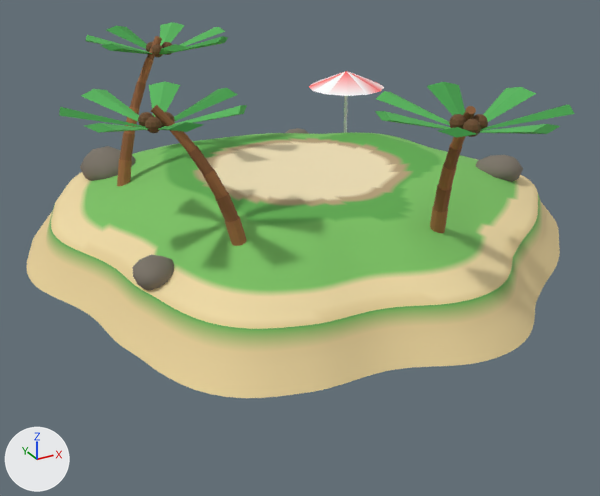
One commit to the glTF model mole/assets/home3d/islands/island_east.glb: the scene before it, then after it.
Rendered twice from a 50 mm camera at (35.1, -23.3, 10.5) aimed at (47.3, -1.1, -0.6). The axes (+X, +Y, +Z) are drawn at lower left. The lights are the same throughout. The picture after the commit comes second. Vertices at exactly the same position are counted once.

Objects in the first picture: 'Island_East_Beach'.
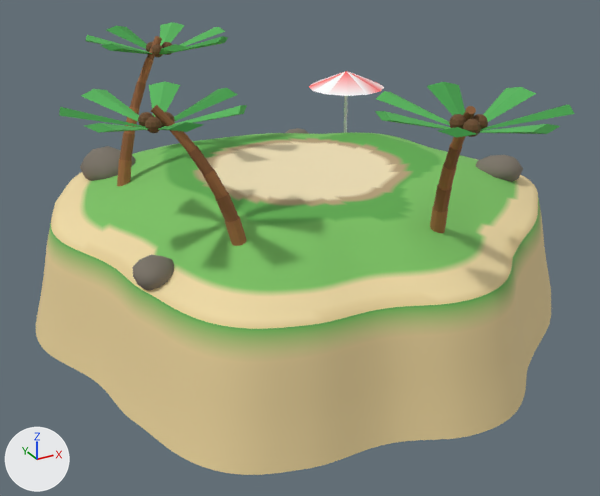
What differs and where, as boxes [x1, y1, x2, y2] in the pictures (600 x 496 px; the box of a moved part takes in the faces that stretch with it):
'Island_East_Beach', reshaped (20% taller)
    before: [27, 22, 574, 398]
    after: [36, 22, 574, 475]
part 1 of me_circle, moved or reshaped
    before: [27, 195, 560, 398]
    after: [36, 198, 551, 475]

The edits, one by one:
me_circle is used by ob_island_east_beach; location (48.0, 0.0, 0.0).
me_circle had 6902 vertices, 13442 faces and spanned x -9.0..9.7, y -10.3..8.9, z -0.9..5.9.
me_circle now has 6902 vertices, 13442 faces and spans x -9.0..9.7, y -10.3..8.9, z -3.2..5.9.
me_circle part 1: all 576 vertices in x -9.0..9.7, y -9.2..8.9, z -0.9..-0.1 are scaled about their middle by (1, 1, 3.37), then moved by (0.0, 0.0, -1.4).
